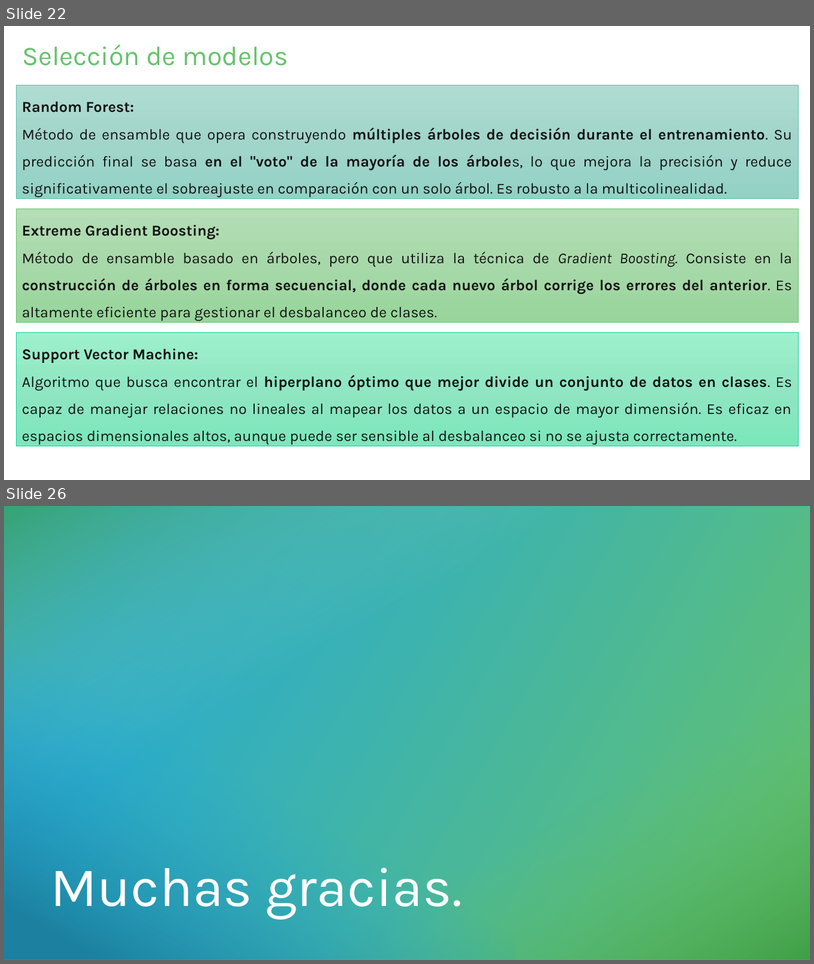
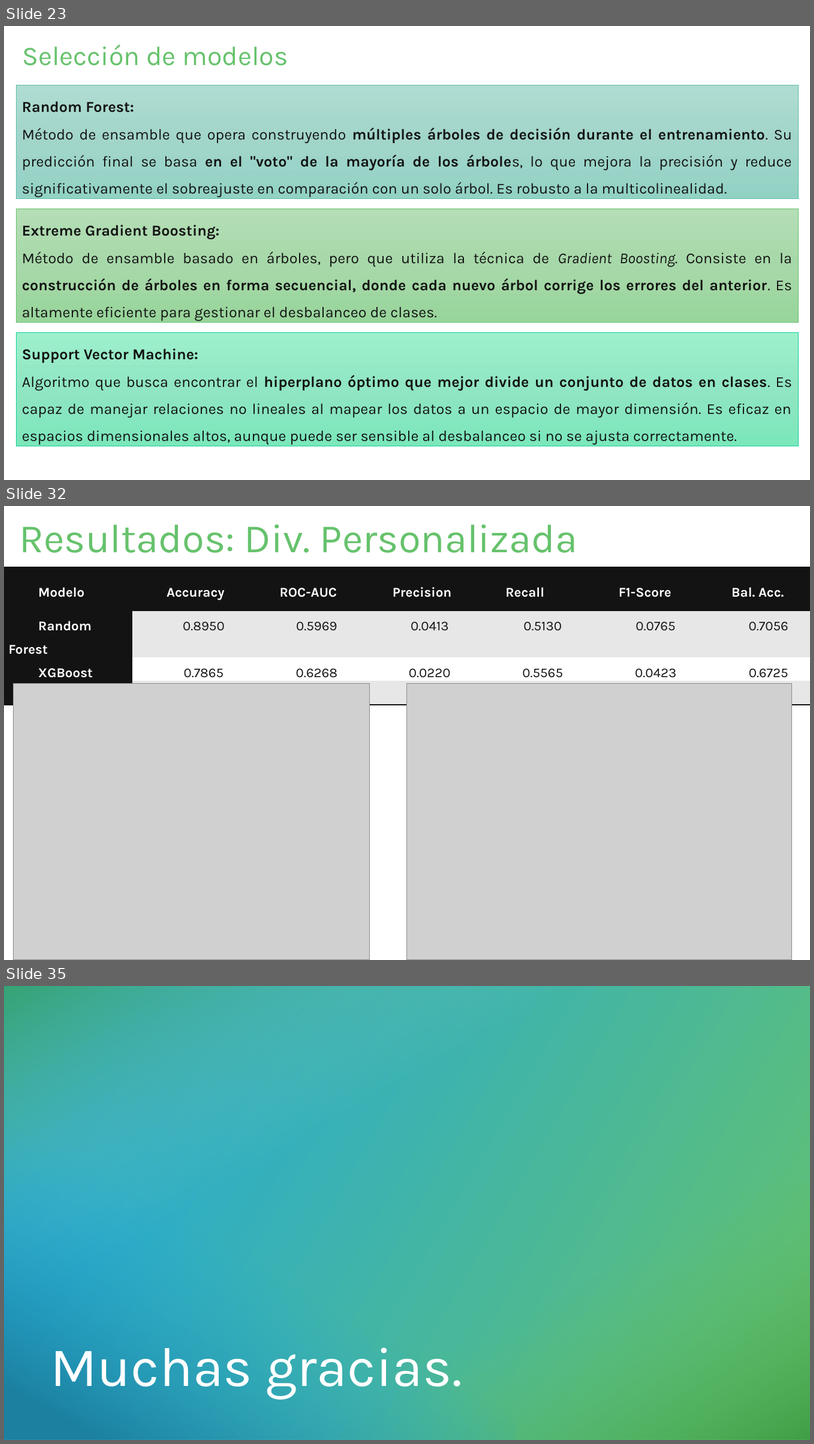
Before and after one commit to HunterCitto/199---Seminario-Final, a slide deck: docs/Entregas/Presentación/Incendios forestales de la Patagonia Andina - Pública.pptx. Shown one above the other, each under a label of ours: slides 22 and 26 before the commit, slides 23, 32 and 35 after it; the slides between them are not shown. The pictures are 814x964 and 814x1444 pixels, drawn with LibreOffice and Linux fonts; fonts in the diff are those of the drawing; grey boxes stand for pictures. Boxes give left, top, right and bottom in pixels: in the first picture for what was removed or moved away, otherwise in the second. Text is boxed around its words. In the diff, an @@ line names an element or a change of style, - is before the commit and + after.

```diff
--- a/docs/Entregas/Presentación/Incendios forestales de la Patagonia Andina - Pública.pptx
+++ b/docs/Entregas/Presentación/Incendios forestales de la Patagonia Andina - Pública.pptx
@@ slide 32 added at [4,506,810,960], background #FFFFFF @@
@@ title added at [19,525,578,553], 48 pt, text gradient #66C26C to #25AAD5 @@
+Resultados: Div. Personalizada
@@ table added at [4,567,810,680], 4 rows, 7 columns @@
+Modelo | Accuracy | ROC-AUC | Precision | Recall | F1-Score | Bal. Acc.
+Random Forest | 0.8950 | 0.5969 | 0.0413 | 0.5130 | 0.0765 | 0.7056
+XGBoost | 0.7865 | 0.6268 | 0.0220 | 0.5565 | 0.0423 | 0.6725
+SVM | 0.9709 | 0.5978 | 0.0652 | 0.1826 | 0.0961 | 0.5801
@@ picture added at [13,683,370,959] @@
@@ picture added at [408,683,793,959] @@
@@ what was slide 22 is now slide 23 @@
@@ what was slide 26 is now slide 35 @@
```
Also in this commit, not shown: 3 slides changed, 9 other slides added, 1 slide removed, 2 other files.
